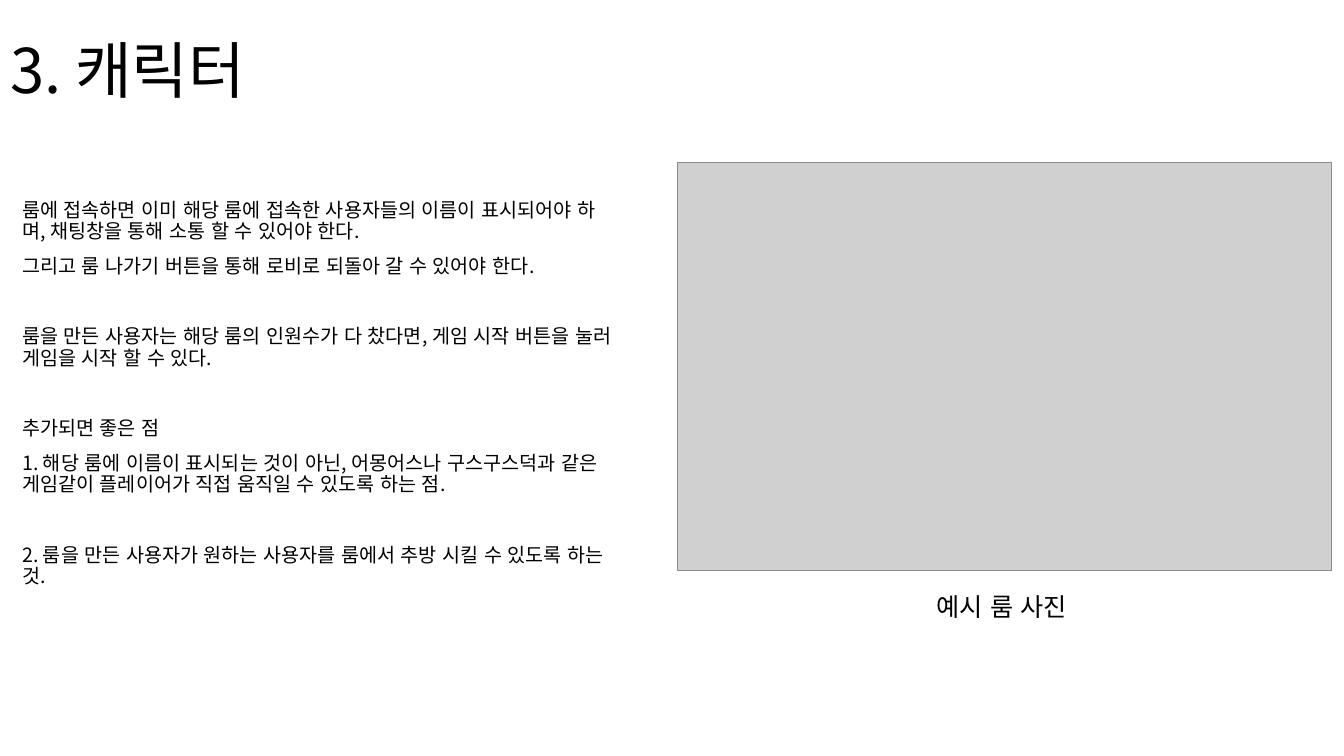
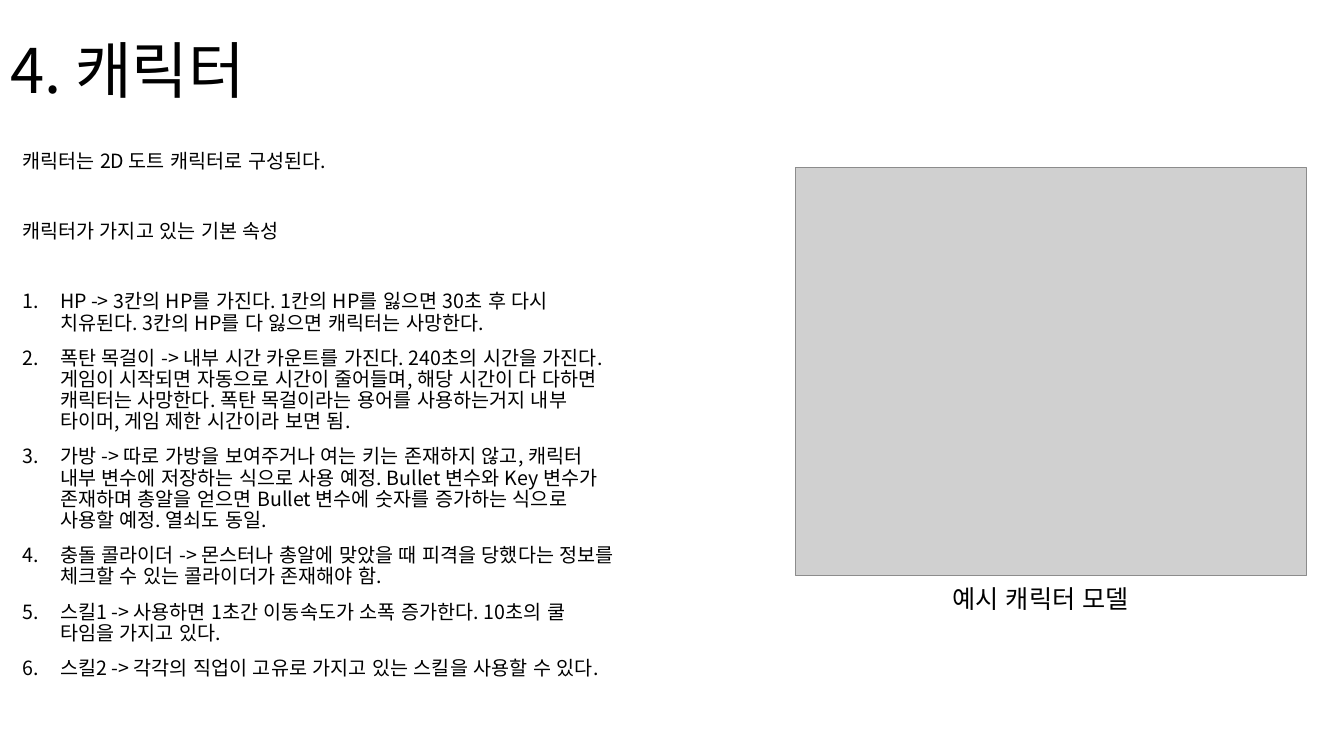
Before and after one commit to TRASHES0/MAFIA_60SECs, a slide deck: slide 5 of 기획/TRASHES 시스템 기획서.pptx (slide 4 before the commit). Drawn at 1344x756 pixels with LibreOffice and Linux fonts; fonts in the diff are those of the drawing; grey boxes stand for pictures. Boxes give left, top, right and bottom in pixels: in the first picture for what was removed or moved away, otherwise in the second. Text is boxed around its words. In the diff, an @@ line names an element or a change of style, - is before the commit and + after.

```diff
--- a/기획/TRASHES 시스템 기획서.pptx
+++ b/기획/TRASHES 시스템 기획서.pptx
@@ title at (10,42,245,98): text changed @@
-3. 캐릭터
+4. 캐릭터
@@ text at (22,151,614,677): text changed @@
-룸에 접속하면 이미 해당 룸에 접속한 사용자들의 이름이 표시되어야 하며, 채팅창을 통해 소통 할 수 있어야 한다.
-그리고 룸 나가기 버튼을 통해 로비로 되돌아 갈 수 있어야 한다.
-룸을 만든 사용자는 해당 룸의 인원수가 다 찼다면, 게임 시작 버튼을 눌러 게임을 시작 할 수 있다.
-추가되면 좋은 점
-1. 해당 룸에 이름이 표시되는 것이 아닌, 어몽어스나 구스구스덕과 같은 게임같이 플레이어가 직접 움직일 수 있도록 하는 점.
-2. 룸을 만든 사용자가 원하는 사용자를 룸에서 추방 시킬 수 있도록 하는 것.
+캐릭터는 2D 도트 캐릭터로 구성된다.
+캐릭터가 가지고 있는 기본 속성
+1. HP -> 3칸의 HP를 가진다. 1칸의 HP를 잃으면 30초 후 다시 치유된다. 3칸의 HP를 다 잃으면 캐릭터는 사망한다.
+2. 폭탄 목걸이 -> 내부 시간 카운트를 가진다. 240초의 시간을 가진다. 게임이 시작되면 자동으로 시간이 줄어들며, 해당 시간이 다 다하면 캐릭터는 사망한다. 폭탄 목걸이라는 용어를 사용하는거지 내부 타이머, 게임 제한 시간이라 보면 됨.
+3. 가방 -> 따로 가방을 보여주거나 여는 키는 존재하지 않고, 캐릭터 내부 변수에 저장하는 식으로 사용 예정. Bullet 변수와 Key 변수가 존재하며 총알을 얻으면 Bullet 변수에 숫자를 증가하는 식으로 사용할 예정. 열쇠도 동일.
+4. 충돌 콜라이더 -> 몬스터나 총알에 맞았을 때 피격을 당했다는 정보를 체크할 수 있는 콜라이더가 존재해야 함.
+5. 스킬1 -> 사용하면 1초간 이동속도가 소폭 증가한다. 10초의 쿨 타임을 가지고 있다.
+6. 스킬2 -> 각각의 직업이 고유로 가지고 있는 스킬을 사용할 수 있다.
@@ picture: place and size @@
-picture at (679,162,1333,571)
+picture at (796,168,1308,577)
@@ text at (953,587,1129,610): text changed @@
-예시 룸 사진
+예시 캐릭터 모델
```
Also in this commit, not shown: 7 other slides changed, 2 slides added, 3 slides removed.
